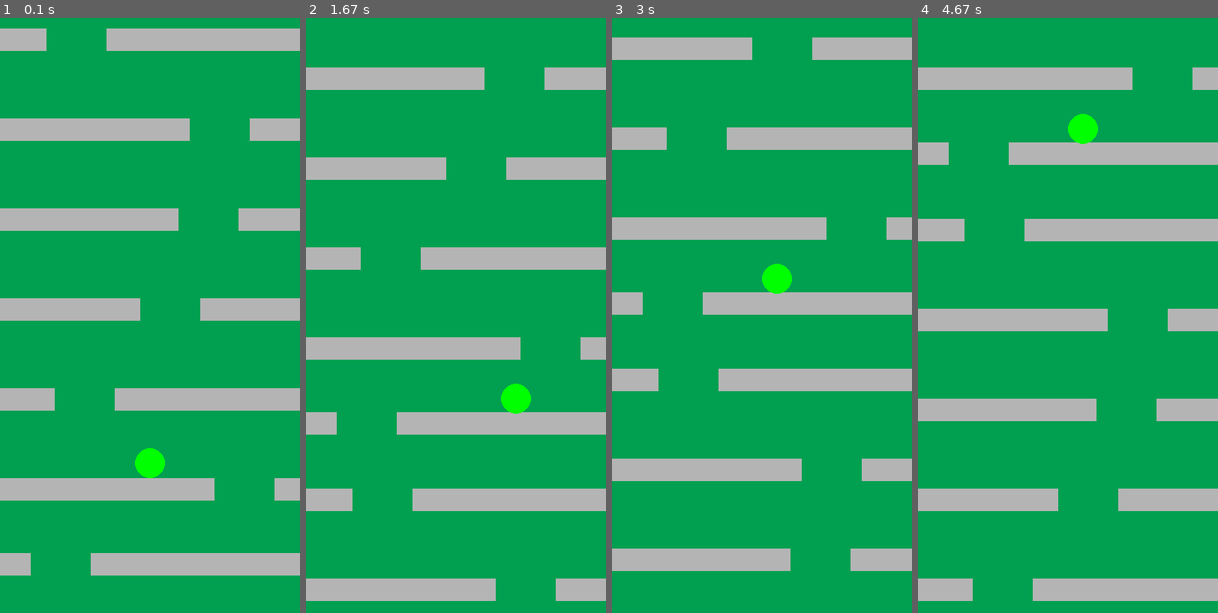
Above: before the commit, frames 1-4 (left to right).
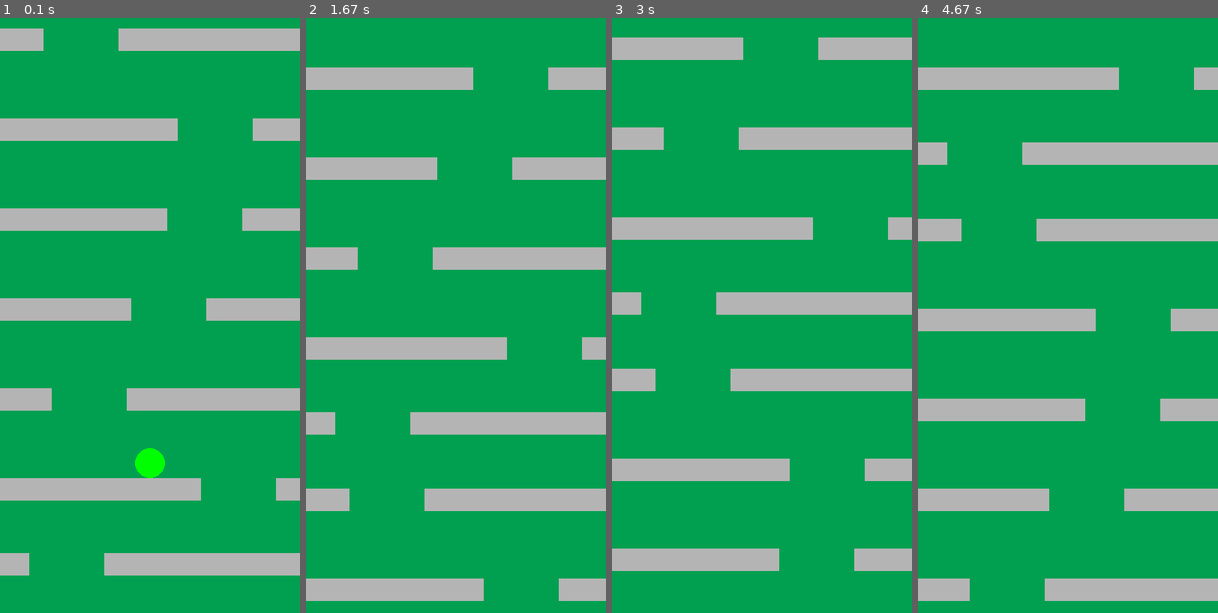
Above: after the commit, the same moments.

Repository: TheGoldKay/pygame-projects
Game: pygame game, started from falling_ball/main.py
Two runs of this game, one before a commit and one after it. Both use one fixed random seed, a clock stepped at 60 frames per second and the inputs below.
Inputs:
- Up to frame 1 (0.1 s): no input
- Up to frame 2 (1.67 s): hold Right 0.33-0.8 s; hold Right 0.83-1.3 s; hold Left from 1.33 s (still down)
- Up to frame 3 (3 s): release Left at 1.87 s
- Up to frame 4 (4.67 s): no input

The runs differ from the first frame. In frame 1, 1.3% of the frame differs, in the area x 9-92%, y 1-94%; in frame 2, 1.7%, in the area x 9-92%, y 8-98%; in frame 3, 1.7%; in frame 4, 1.7%.

Commit message:
attempt at bug fix

Diff:
--- a/falling_ball/main.py
+++ b/falling_ball/main.py
@@ -16,11 +16,15 @@
 CIRCLE_COLOR = (200, 200, 200)
 CIRCLE_SPEED = 5
 FALL = False
+OFF = 5
 
 BAR_HEIGHT = 30
 BAR_SPEED = 2
 
-HOLE_WIDTH = 80
+OFF = 20
+HOLE_WIDTH = 60 + OFF * 2
+
+BAR_ON = None
 
 def makeCircle(r, cx, cy):
   circle = pg.Rect(0, 0, r * 2, r * 2)
@@ -68,12 +72,17 @@
 
   for pair in bars:
     bar, hole = pair
-    hole.y -= 3
-    if circle.colliderect(hole):
+    #left_rect = pg.Rect(hole.left, hole.top, OFF, BAR_HEIGHT)
+    #right_rect = pg.Rect(hole.right - OFF, hole.top, OFF, BAR_HEIGHT)
+    rect = pg.Rect(hole.left - OFF, hole.top - OFF, HOLE_WIDTH + OFF * 2, BAR_HEIGHT)
+    if circle.colliderect(rect):
       FALL = True
-    if circle.colliderect(bar) and not circle.colliderect(hole):
-      circle.y = bar.y - CIRCLE_RADIUS * 2
-      FALL = False
+    #else:
+    if circle.colliderect(bar):
+          #if (circle.colliderect(hole) or circle.colliderect(left_rect) or circle.colliderect(right_rect)):
+          #if not (bar.top < circle.bottom < bar.bottom or bar.right < circle.bottom < bar.bottom):
+          circle.y = bar.y - CIRCLE_RADIUS * 2
+          FALL = False
 
   if FALL:
     circle.y += CIRCLE_SPEED
@@ -102,7 +111,8 @@
   pg.display.set_caption("Falling Ball")
   RIGHT = False
   LEFT = False
-  FALL = False
+  #FALL = False
+  BAR_ON = None
   run = True
   bars = makeBars()
   while run:
@@ -120,7 +130,53 @@
       elif event.type == pg.KEYUP:
         LEFT = False
         RIGHT = False
-    circle = moveCircle(circle, LEFT, RIGHT, bars)
+    #circle = moveCircle(circle, LEFT, RIGHT, bars)
+    #global FALL
+    if LEFT:
+      circle.x -=  CIRCLE_SPEED
+      LEFT = True
+    elif RIGHT:
+      circle.x += CIRCLE_SPEED
+      RIGHT = True
+    if circle.x <= 0:
+      circle.x = 0
+    elif circle.x + CIRCLE_RADIUS * 2 >= WIN_WIDTH:
+      circle.x = WIN_WIDTH - CIRCLE_RADIUS * 2
+
+    for j, pair in enumerate(bars):
+      bar, hole = pair
+      #left_rect = pg.Rect(hole.left, hole.top, OFF, BAR_HEIGHT)
+      #right_rect = pg.Rect(hole.right - OFF, hole.top, OFF, BAR_HEIGHT)
+      rect = pg.Rect(hole.left - OFF, hole.top - OFF, HOLE_WIDTH + OFF * 2, BAR_HEIGHT)
+      if circle.colliderect(rect) and BAR_ON:
+        #FALL = True
+        if BAR_ON+1 == len(bars):
+          i = 0
+        else:
+          i = BAR_ON
+        while not bars[i-1][0].colliderect(circle):
+          circle.y += CIRCLE_SPEED
+          bars = moveBars(bars)
+          drawDisplay(screen, circle, bars)
+          clock.tick(FPS)
+        BAR_ON = i
+
+      #else:
+      if circle.colliderect(bar):
+            #if (circle.colliderect(hole) or circle.colliderect(left_rect) or circle.colliderect(right_rect)):
+            #if not (bar.top < circle.bottom < bar.bottom or bar.right < circle.bottom < bar.bottom):
+            circle.y = bar.y - CIRCLE_RADIUS * 2
+            #FALL = False
+            BAR_ON = j
+
+      #if FALL:
+      #  circle.y += CIRCLE_SPEED
+
+      if circle.y <= 0:
+        circle.y = WIN_HEIGHT
+      elif circle.y + CIRCLE_RADIUS * 2 >= WIN_HEIGHT:
+        circle.y = WIN_HEIGHT - CIRCLE_RADIUS * 2
+
     bars = moveBars(bars)
     drawDisplay(screen, circle, bars)
   pg.quit()
